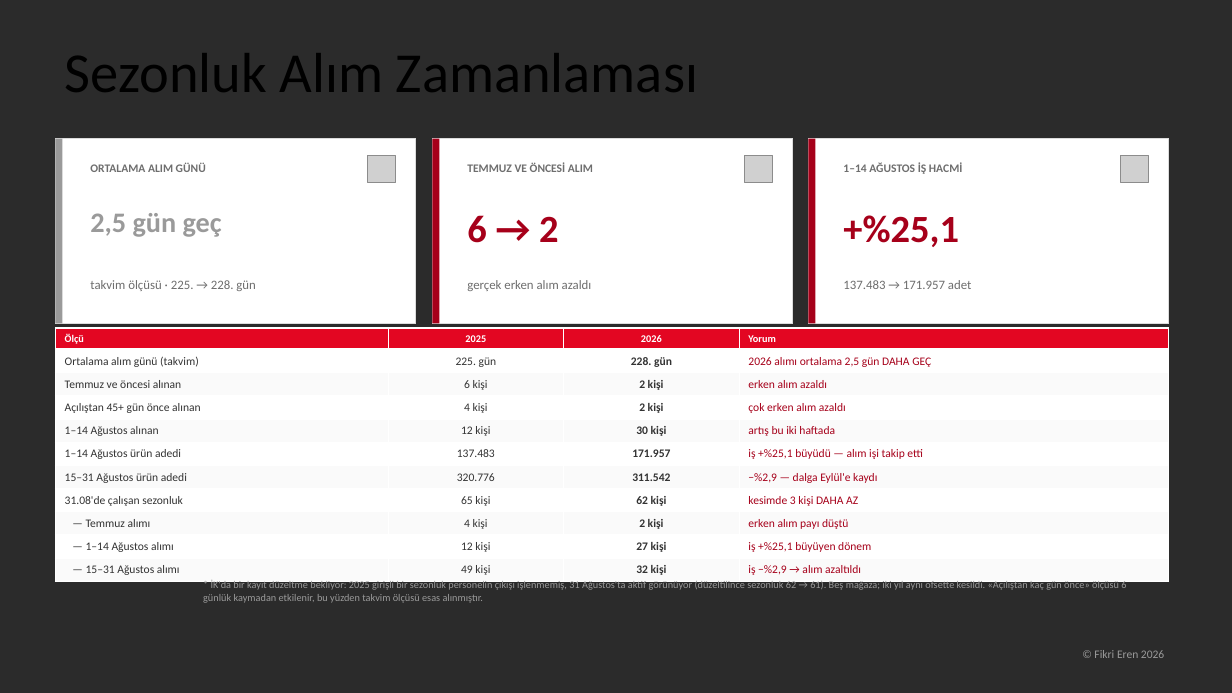
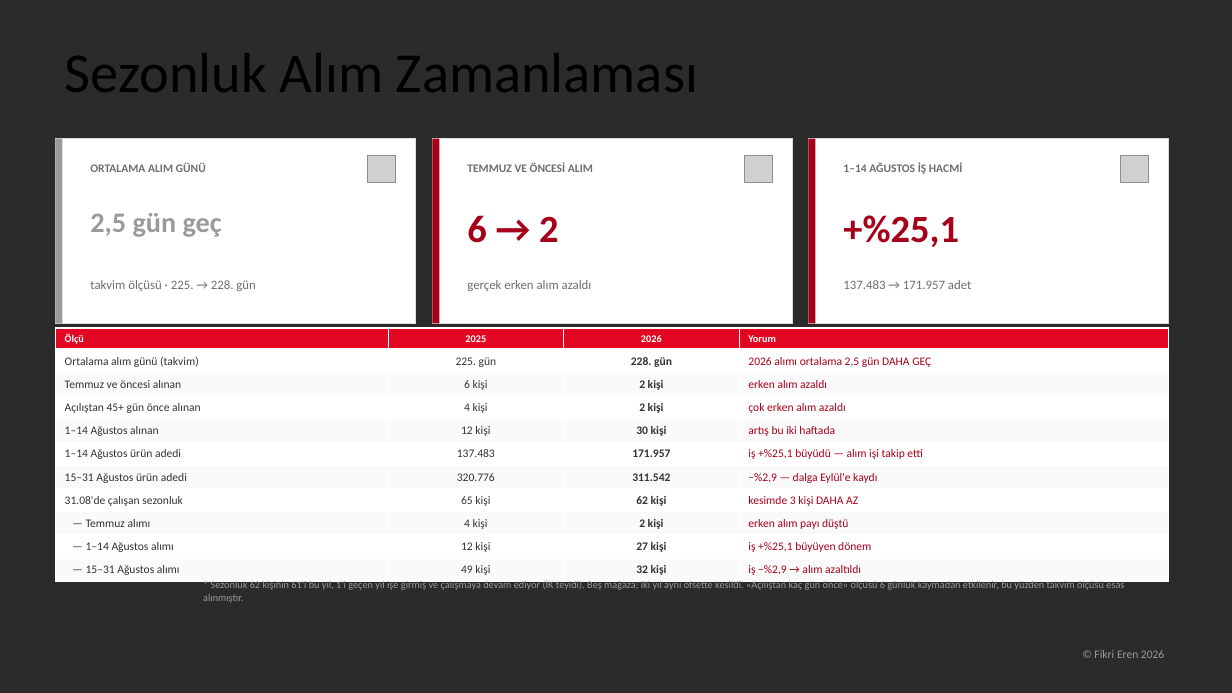
Before and after one commit to fikrierenn/pusula, a slide deck: slide 18 of briefings/sezon-kadro-20260902/sunum-kadro-sezon2026.pptx. Drawn at 1232x693 pixels with LibreOffice and Linux fonts; fonts in the diff are those of the drawing; grey boxes stand for pictures; background and template pictures are left out; a plain dark background stands for a picture behind light text. Boxes give left, top, right and bottom in pixels: in the first picture for what was removed or moved away, otherwise in the second. Text is boxed around its words. In the diff, an @@ line names an element or a change of style, - is before the commit and + after.

```diff
--- a/briefings/sezon-kadro-20260902/sunum-kadro-sezon2026.pptx
+++ b/briefings/sezon-kadro-20260902/sunum-kadro-sezon2026.pptx
@@ text at (x1=203, y1=580, x2=1124, y2=603): text changed @@
-* İK'da bir kayıt düzeltme bekliyor: 2025 girişli bir sezonluk personelin çıkışı işlenmemiş, 31 Ağustos'ta aktif görünüyor (düzeltilince sezonluk 62 → 61). Beş mağaza; iki yıl aynı ofsette kesildi. «Açılıştan kaç gün önce» ölçüsü 6 günlük kaymadan etkilenir, bu yüzden takvim ölçüsü esas alınmıştır.
+* Sezonluk 62 kişinin 61'i bu yıl, 1'i geçen yıl işe girmiş ve çalışmaya devam ediyor (İK teyidi). Beş mağaza; iki yıl aynı ofsette kesildi. «Açılıştan kaç gün önce» ölçüsü 6 günlük kaymadan etkilenir, bu yüzden takvim ölçüsü esas alınmıştır.
```
Also in this commit, not shown: 3 other files.
